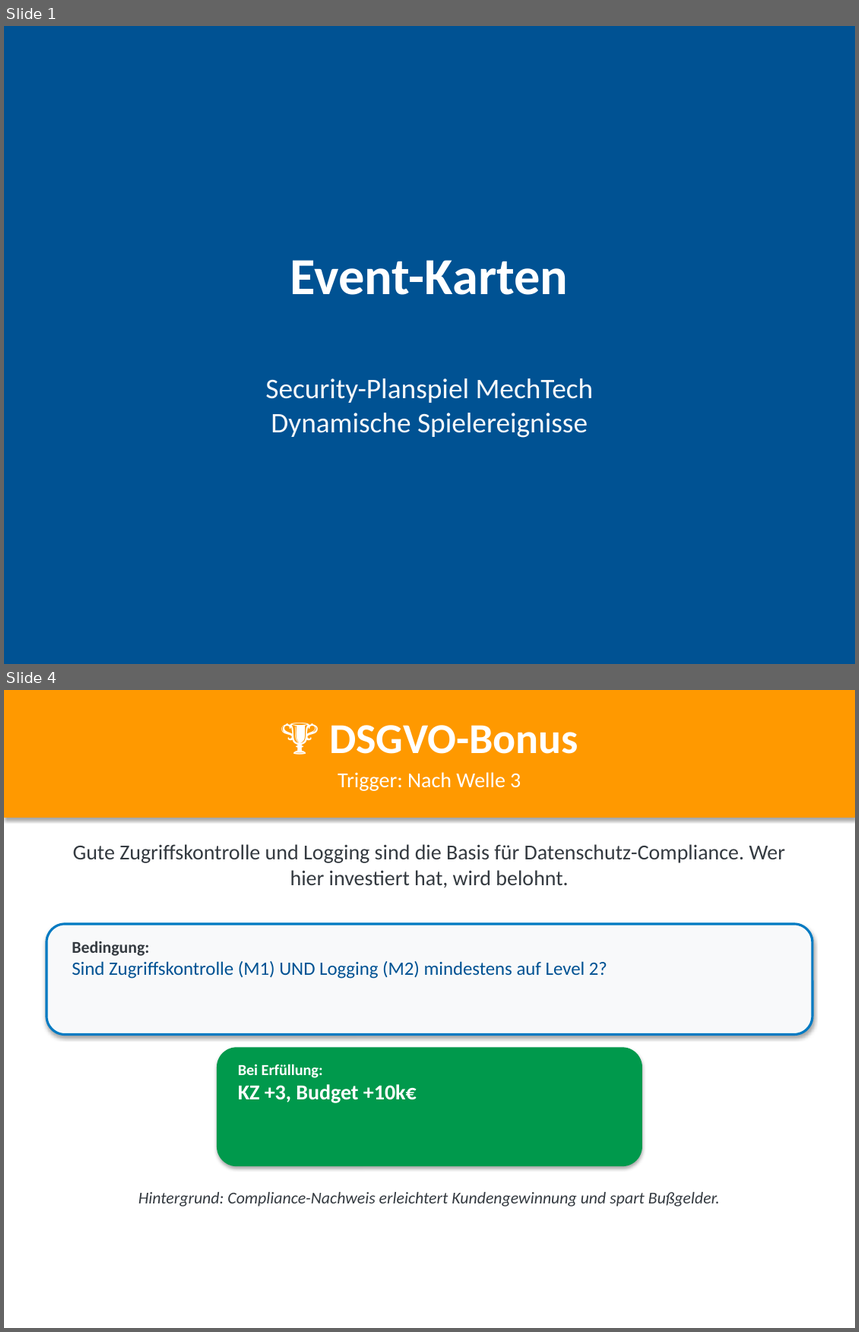
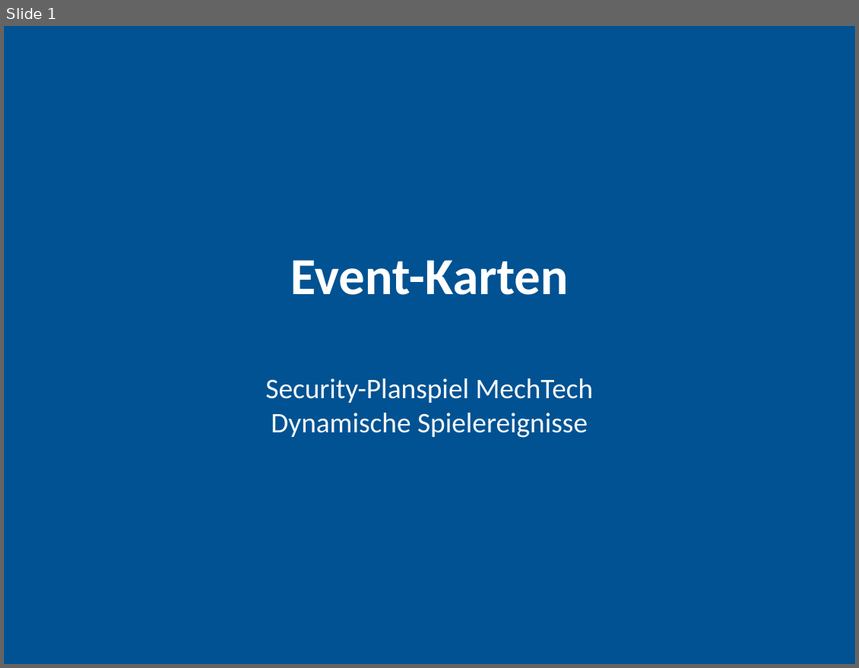
Before and after one commit to ClaudioSt/security-planspiel, a slide deck: pptx_output/Events.pptx. Shown one above the other, each under a label of ours: slides 1 and 4 before the commit, slide 1 after it; the slides between them are not shown. The pictures are 859x1332 and 859x668 pixels, drawn with LibreOffice and Linux fonts; fonts in the diff are those of the drawing. Boxes give left, top, right and bottom in pixels: in the first picture for what was removed or moved away, otherwise in the second. Text is boxed around its words. In the diff, an @@ line names an element or a change of style, - is before the commit and + after.

```diff
--- a/pptx_output/Events.pptx
+++ b/pptx_output/Events.pptx
@@ slide 4 removed at [4, 690, 855, 1328], background #FFFFFF @@
@@ rectangle removed at [4, 690, 855, 818] @@
@@ text removed at [329, 725, 579, 754] @@
-🏆 DSGVO-Bonus
@@ text removed at [338, 772, 521, 791] @@
-Trigger: Nach Welle 3
@@ text removed at [73, 844, 786, 888] @@
-Gute Zugriffskontrolle und Logging sind die Basis für Datenschutz-Compliance. Wer hier investiert hat, wird belohnt.
@@ rounded rectangle removed at [47, 924, 813, 1035] @@
@@ text removed at [72, 941, 607, 979] @@
-Bedingung:
-Sind Zugriffskontrolle (M1) UND Logging (M2) mindestens auf Level 2?
@@ rounded rectangle removed at [217, 1047, 642, 1167] @@
@@ text removed at [238, 1064, 417, 1103] @@
-Bei Erfüllung:
-KZ +3, Budget +10k€
@@ text removed at [139, 1192, 720, 1207] @@
-Hintergrund: Compliance-Nachweis erleichtert Kundengewinnung und spart Bußgelder.
```
Also in this commit, not shown: 4 other slides removed, 14 other files.
